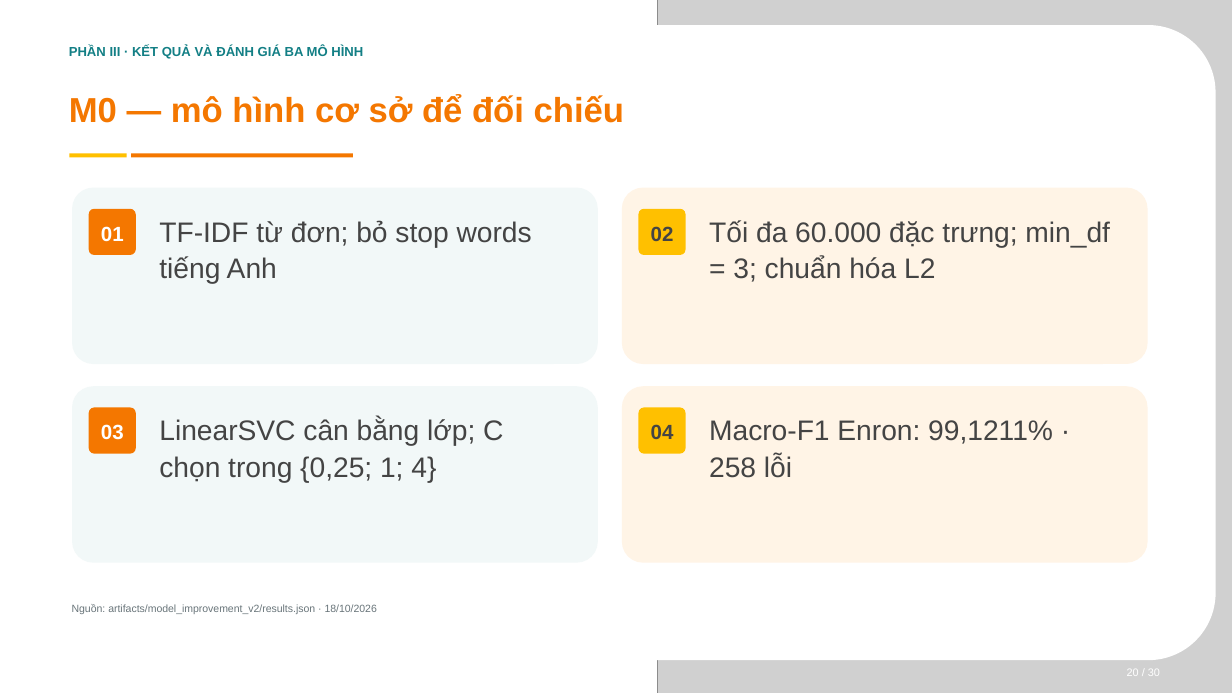
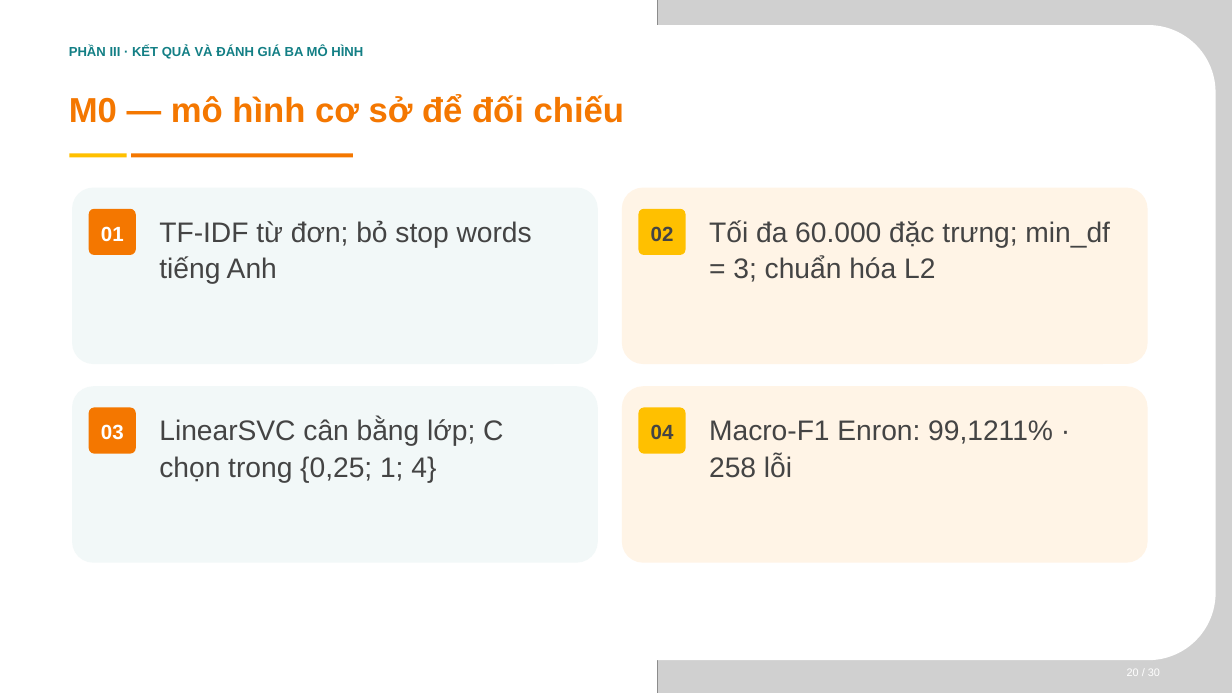
Before and after one commit to phat230/LAB_AT_BMHTTT, a slide deck: slide 11 of LAB6/BC_giau_ky_DT124/slide báo cáo/SLIDE_BAO_CAO_DT124.pptx (slide 20 before the commit). Drawn at 1232x693 pixels with LibreOffice and Linux fonts; fonts in the diff are those of the drawing; grey boxes stand for pictures; background and template pictures are left out. Boxes give left, top, right and bottom in pixels: in the first picture for what was removed or moved away, otherwise in the second. Text is boxed around its words. In the diff, an @@ line names an element or a change of style, - is before the commit and + after.

```diff
--- a/LAB6/BC_giau_ky_DT124/slide báo cáo/SLIDE_BAO_CAO_DT124.pptx
+++ b/LAB6/BC_giau_ky_DT124/slide báo cáo/SLIDE_BAO_CAO_DT124.pptx
@@ text removed at [72, 604, 377, 614] @@
-Nguồn: artifacts/model_improvement_v2/results.json · 18/10/2026
```
Also in this commit, not shown: 18 other slides changed, 9 slides removed, 1 other file.
